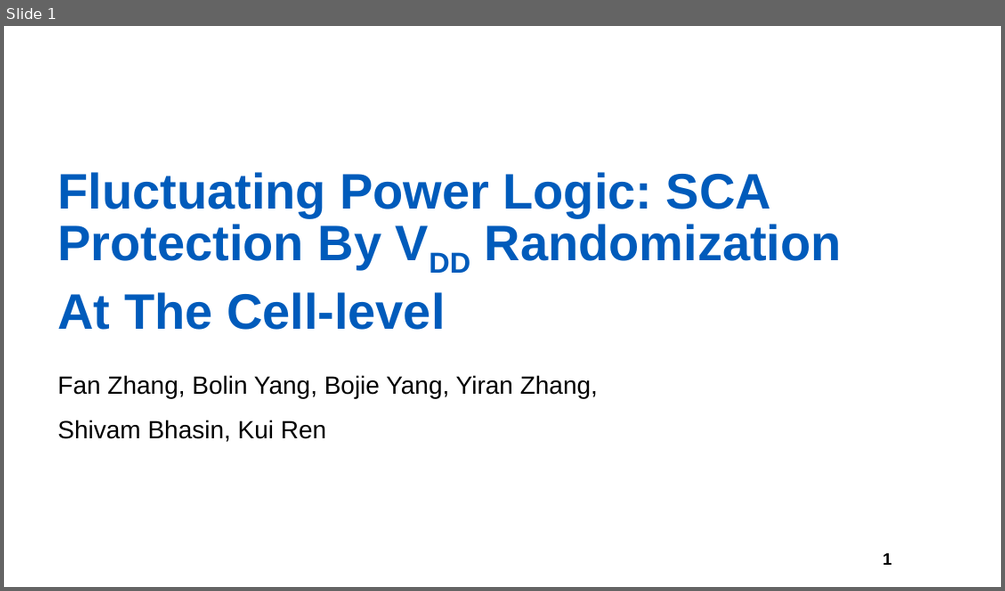
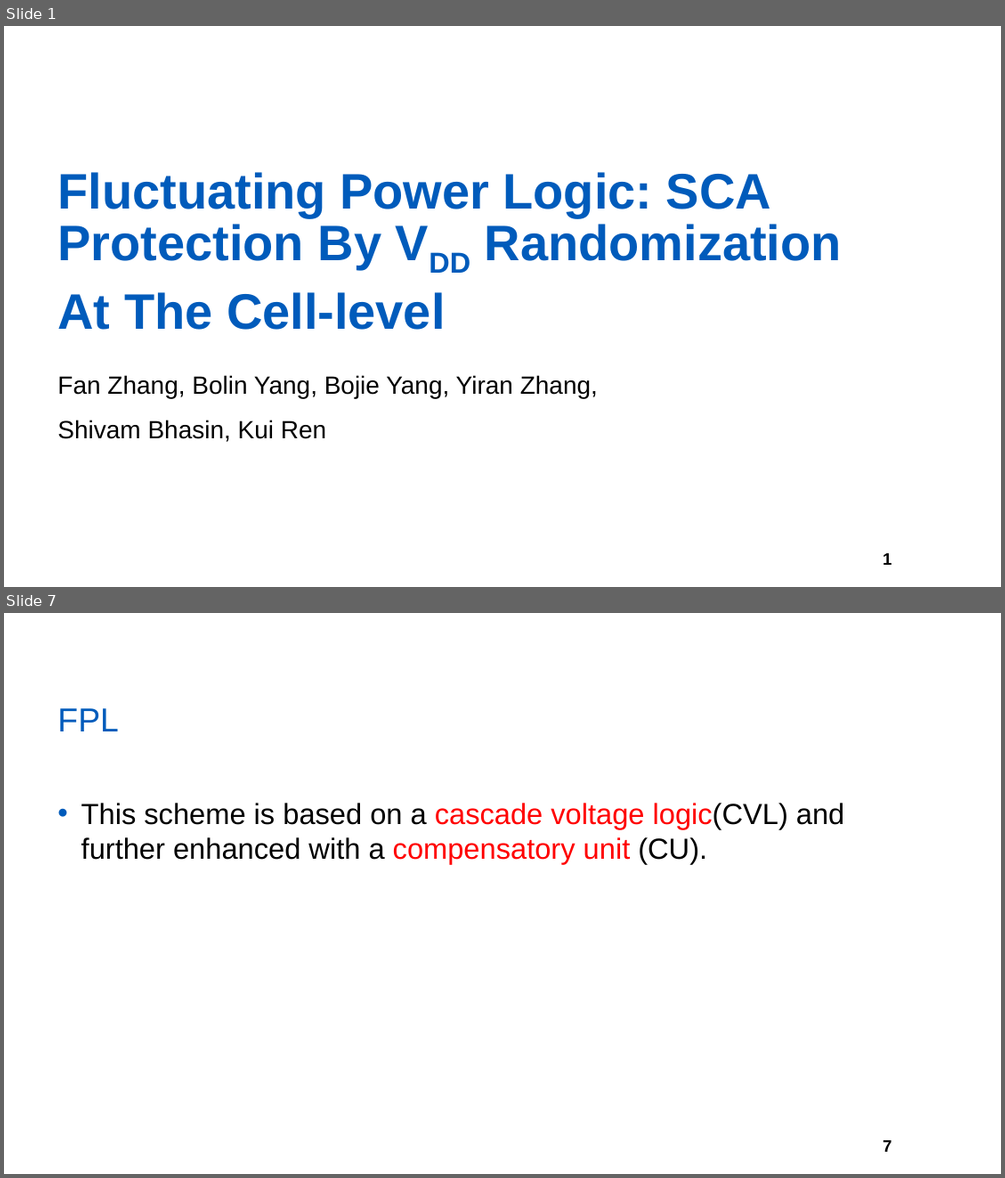
Before and after one commit to yberlin/hello-world, a slide deck: asianhost pre/FPL.pptx. Shown one above the other, each under a label of ours: slide 1 before the commit, slides 1 and 7 after it; the slides between them are not shown. The pictures are 1005x591 and 1005x1178 pixels, drawn with LibreOffice and Linux fonts; fonts in the diff are those of the drawing; background and template pictures are left out. Boxes give left, top, right and bottom in pixels: in the first picture for what was removed or moved away, otherwise in the second. Text is boxed around its words. In the diff, an @@ line names an element or a change of style, - is before the commit and + after.

```diff
--- a/asianhost pre/FPL.pptx
+++ b/asianhost pre/FPL.pptx
@@ slide 7 added at <box>4,613,1001,1174</box>, background #FFFFFF; not listed: 1 template element that a slide beside it also shows @@
@@ title added at <box>57,708,118,731</box>, 32 pt, text #005BBB @@
+FPL
@@ text added at <box>81,803,844,864</box>, 28 pt, text #000000 @@
+• This scheme is based on a cascade voltage logic(CVL) and further enhanced with a compensatory unit (CU).
```
Also in this commit, not shown: 1 slide changed, 6 other slides added, 1 slide removed, 2 other files.
